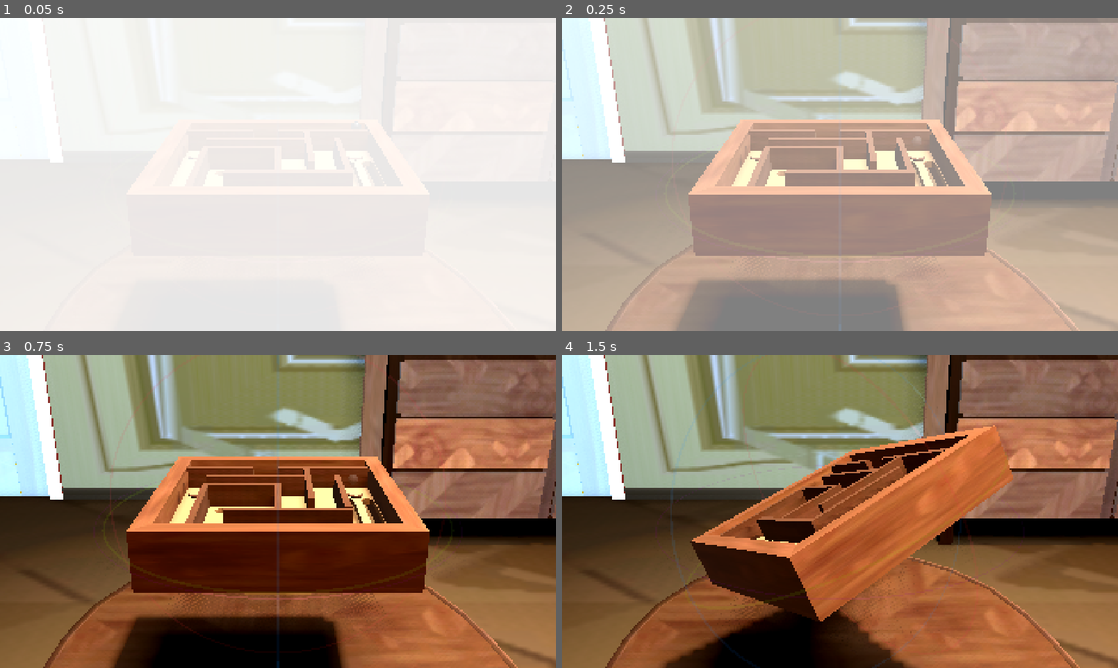
Above: before the commit, frames 1-4 (two rows, left to right).
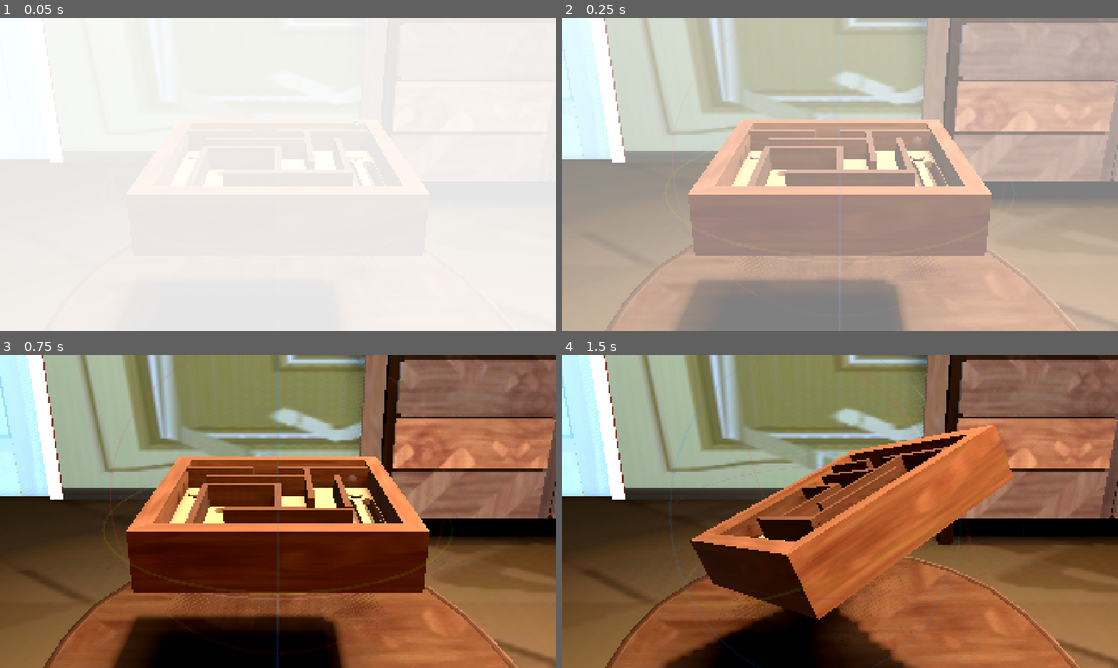
Above: after the commit, the same moments.

Repository: henpemaz/Marble-Maze
Game: Godot game, scene res://Game/Levels/level_1.tscn
Same seed, same stepped clock (60 frames per second), same inputs: the game is played once before the commit and once after it. This scene is started directly instead of the project's main scene.
Inputs (mouse positions are in pixels of both pictures, inside the frame that each line leads up to):
- Up to frame 1 (0.05 s): no input
- Up to frame 2 (0.25 s): no input
- Up to frame 3 (0.75 s): tap Enter (ui_accept) at 0.5 s; move the mouse to (400, 495) at 0.52 s; press the mouse at (400, 495) at 0.53 s
- Up to frame 4 (1.5 s): tap Enter (ui_accept) at 0.77 s; tap Space (tap_puzzle) at 0.8, 1.35 s; move the mouse to (728, 527) at 1.27 s; release the mouse at (728, 527) at 1.28 s

Frame 1 is identical in both runs. In frame 2, less than 0.1% of the frame differs, in the area x 22-77%, y 34-71%; in frame 3, 0.1%; in frame 4, 2.1%, in the area x 19-81%, y 11-100%.

Commit message:
Trim some

Diff:
--- a/marble-maze/Game/Components/controls.gd
+++ b/marble-maze/Game/Components/controls.gd
@@ -12,7 +12,26 @@
 var puzzle_motion:Vector2
 var camera_motion:Vector2
 
+func _ready() -> void:
+	# ain't godot just stupid
+	puzzle.inertia = PhysicsServer3D.body_get_direct_state(puzzle.get_rid()).inverse_inertia.inverse()
+
 func _unhandled_input(event: InputEvent) -> void:
+	if event.is_action("pan_puzzle") && event.is_pressed():
+		# manually ray-pick me
+		var mouse_position := get_viewport().get_mouse_position()
+		var camera := get_viewport().get_camera_3d()
+		var ray_origin := camera.project_ray_origin(mouse_position)
+		var ray_normal := camera.project_ray_normal(mouse_position)
+
+		var space_state = get_world_3d().direct_space_state
+		var query = PhysicsRayQueryParameters3D.create(ray_origin, ray_origin + ray_normal)
+		query.collide_with_areas = true
+
+		var result = space_state.intersect_ray(query)
+		if result && result["collider"] is Gizmo:
+			result["collider"].input_picked(mouse_position)
+
 	if event is InputEventMouseMotion:
 		if Input.is_action_pressed("pan_camera"):
 			camera_motion -= event.screen_relative
@@ -41,37 +60,23 @@
 	puzzle_motion = Vector2.ZERO
 	gizmo_motion = Vector3.ZERO
 
-	# puzzle.angular_velocity = change.get_euler()/delta # not so simple huh
-	# this has errors at high speed, moves other axis
+	puzzle.apply_torque_impulse(-1.0 * puzzle.inertia * puzzle.angular_velocity)
+	if Input.is_action_just_pressed("tap_puzzle"):
+		print(puzzle.angular_velocity)
 
-	# Actually maybe our rotation matrix is the tensor already
-	#puzzle.angular_velocity.x = change.y.z/delta
-	#puzzle.angular_velocity.y = change.z.x/delta
-	#puzzle.angular_velocity.z = change.x.y/delta
-	# nope, rotational tensor also only works for ||w|| << 1 since we are a rotating frame
-
-	# Solve by du = w*u https://physics.stackexchange.com/questions/511227/a-question-about-the-angular-velocity-vector
-	#var b = puzzle.basis
-	#var nb = change * b
-	#var db = Basis(nb.x-b.x,nb.y-b.y,nb.z-b.z)
-	#puzzle.angular_velocity = 0.5*(b.x.cross(db.x) + b.y.cross(db.y) + b.z.cross(db.z))/delta
-
-	# Simpler method
-	puzzle.apply_torque_impulse(-1.0 * puzzle.inertia * puzzle.angular_velocity)
-	var q := (puzzle_goal * puzzle.basis.inverse()).get_rotation_quaternion()
+	var change2 := (puzzle_goal * puzzle.basis.inverse())
+	var q := change2.get_rotation_quaternion()
 	var qmotion := q.get_axis() * q.get_angle()
 	if not qmotion.is_zero_approx():
-		#puzzle.angular_velocity = qmotion / delta
 		puzzle.apply_torque_impulse(puzzle.inertia * (qmotion / delta))
 	else: # above lacks precision at low angles
 		# bellow doesn't work at high angles
-		#puzzle.angular_velocity = (puzzle_goal * puzzle.basis.inverse()).get_euler()/delta
-		puzzle.apply_torque_impulse(puzzle.inertia * ((puzzle_goal * puzzle.basis.inverse()).get_euler()/delta))
+		puzzle.apply_torque_impulse(puzzle.inertia * (change2.get_euler()/delta))
 
 	# Tap tap
-	if Input.is_action_just_pressed("tap_puzzle"):
-		print("tap")
-		puzzle.apply_central_impulse(0.3 * puzzle.mass *(puzzle.basis*Vector3.UP))
+	#if Input.is_action_just_pressed("tap_puzzle"):
+		#print("tap")
+		#puzzle.apply_central_impulse(0.3 * puzzle.mass *(puzzle.basis*Vector3.UP))
 
 	puzzle.apply_central_force((-0.5 / delta) * puzzle.mass * puzzle.linear_velocity)
 	puzzle.apply_central_force((-20 / delta ) * puzzle.mass * puzzle.position)
--- a/marble-maze/Game/Components/gizmo.gd
+++ b/marble-maze/Game/Components/gizmo.gd
@@ -32,9 +32,7 @@
 # but also godot suggests using _unhandled_input for gameplay and _input for UI so /shrug
 func _unhandled_input(event: InputEvent) -> void:
 	if event.is_action("pan_puzzle"):
-		print("action!")
 		if grabbed && !event.is_pressed():
-			print("release!")
 			released()
 			get_viewport().set_input_as_handled()
 			return
--- a/marble-maze/Game/Components/gizmo_event_picker.gd
+++ /dev/null
@@ -1,18 +0,0 @@
-extends Node3D
-
-# this is here so gizmo-picking has higher priority than the controls (input is propagated bottom-up)
-func _input(event: InputEvent) -> void:
-	if event.is_action("pan_puzzle") && event.is_pressed():
-		# manually ray-pick me
-		var mouse_position := get_viewport().get_mouse_position()
-		var camera := get_viewport().get_camera_3d()
-		var ray_origin := camera.project_ray_origin(mouse_position)
-		var ray_normal := camera.project_ray_normal(mouse_position)
-
-		var space_state = get_world_3d().direct_space_state
-		var query = PhysicsRayQueryParameters3D.create(ray_origin, ray_origin + ray_normal)
-		query.collide_with_areas = true
-
-		var result = space_state.intersect_ray(query)
-		if result && result["collider"] is Gizmo:
-			result["collider"].input_picked(mouse_position)
--- a/marble-maze/Game/Components/gizmos.gd
+++ b/marble-maze/Game/Components/gizmos.gd
@@ -5,3 +5,4 @@
 # both this node and puzzle do interpolation so frame-positions match automagically
 func _physics_process(delta: float) -> void:
 	global_transform = puzzle.global_transform
+	force_update_transform()
--- a/marble-maze/Game/Components/simple_puzzle.tscn
+++ b/marble-maze/Game/Components/simple_puzzle.tscn
@@ -3,6 +3,7 @@
 [ext_resource type="PackedScene" uid="uid://rycptit1mrud" path="res://Game/Assets/simple_puzzle.glb" id="1_535gi"]
 
 [sub_resource type="ConcavePolygonShape3D" id="ConcavePolygonShape3D_535gi"]
+margin = 0.0
 data = PackedVector3Array(-0.08, -0.003, 0.096, -0.08, -0.003, 0.096, -0.08, -0.003, 0.096, -0.08, -0.003, 0.096, -0.09 …(89061 unchanged characters)…
 
 [sub_resource type="BoxShape3D" id="BoxShape3D_21srm"]
@@ -58,6 +59,7 @@
 
 [node name="SimplePuzzle" unique_id=1401497948 instance=ExtResource("1_535gi")]
 input_ray_pickable = false
+mass = 10.0
 gravity_scale = 0.0
 center_of_mass_mode = 1
 can_sleep = false
--- a/marble-maze/Game/Levels/game.tscn
+++ b/marble-maze/Game/Levels/game.tscn
@@ -9,7 +9,6 @@
 [ext_resource type="Script" uid="uid://bm66hhlsb7ib2" path="res://addons/MenuTree/navigation_button.gd" id="6_ev4ff"]
 [ext_resource type="PackedScene" uid="uid://dhhq8sls5diik" path="res://Game/Components/gizmo.tscn" id="6_ojvjq"]
 [ext_resource type="Script" uid="uid://nafvgiykrl1a" path="res://addons/MenuTree/menu_transition.gd" id="6_xfsjo"]
-[ext_resource type="Script" uid="uid://lnk8yrcf51qe" path="res://Game/Components/gizmo_event_picker.gd" id="7_78l5e"]
 [ext_resource type="Script" uid="uid://cpj0rnpj2pl8a" path="res://addons/MenuTree/focus_helper.gd" id="7_odbtj"]
 [ext_resource type="PackedScene" uid="uid://4uub0g2ai32q" path="res://Menus/Components/SettingsMenu/settings_menu.tscn" id="8_xfsjo"]
 
@@ -300,9 +299,6 @@
 puzzle_speed = 0.003
 cam_pitch_min = -1.4049900478554354
 cam_pitch_max = 1.213003830136059
-
-[node name="GizmoEventPicker" type="Node3D" parent="Gameplay/GameplayOrigin" unique_id=571043768]
-script = ExtResource("7_78l5e")
 
 [node name="Ring" type="MeshInstance3D" parent="Gameplay/GameplayOrigin" unique_id=1778632841]
 transform = Transform3D(1.05, 0, 0, 0, 1.05, 0, 0, 0, 1.05, 0, 0, 0)
--- a/marble-maze/Game/Levels/level_1.tscn
+++ b/marble-maze/Game/Levels/level_1.tscn
@@ -81,10 +81,10 @@
 [node name="Controls" parent="Gameplay/GameplayOrigin" parent_id_path=PackedInt32Array(474484639) index="1" unique_id=29022451 node_paths=PackedStringArray("puzzle")]
 puzzle = NodePath("../SimplePuzzle")
 
-[node name="SimplePuzzle" parent="Gameplay/GameplayOrigin" parent_id_path=PackedInt32Array(474484639) index="5" unique_id=1401497948 instance=ExtResource("2_hxy2c")]
-inertia = Vector3(1, 1, 1)
+[node name="SimplePuzzle" parent="Gameplay/GameplayOrigin" parent_id_path=PackedInt32Array(474484639) index="4" unique_id=1401497948 instance=ExtResource("2_hxy2c")]
 
-[node name="Pebble" parent="Gameplay/GameplayOrigin" parent_id_path=PackedInt32Array(474484639) index="6" unique_id=317528949 instance=ExtResource("3_hxy2c")]
+[node name="Pebble" parent="Gameplay/GameplayOrigin" parent_id_path=PackedInt32Array(474484639) index="5" unique_id=317528949 instance=ExtResource("3_hxy2c")]
 transform = Transform3D(1, 0, 0, 0, 1, 0, 0, 0, 1, -0.0830355, 0.029176593, -0.08523701)
+mass = 1.0
 
 [editable path="UI/PauseScreen/MenuTree/SettingsMenu"]
--- a/marble-maze/project.godot
+++ b/marble-maze/project.godot
@@ -90,7 +90,6 @@
 
 3d/physics_engine="Jolt Physics"
 jolt_physics_3d/simulation/penetration_slop=0.001
-jolt_physics_3d/simulation/baumgarte_stabilization_factor=0.5
 jolt_physics_3d/simulation/continuous_cd_movement_threshold=0.25
 
 [rendering]
Not shown, removed: marble-maze/Game/Components/gizmo_event_picker.gd.uid
Not shown: 2 places in marble-maze/Game/Levels/game.tscn that only renumber resources
